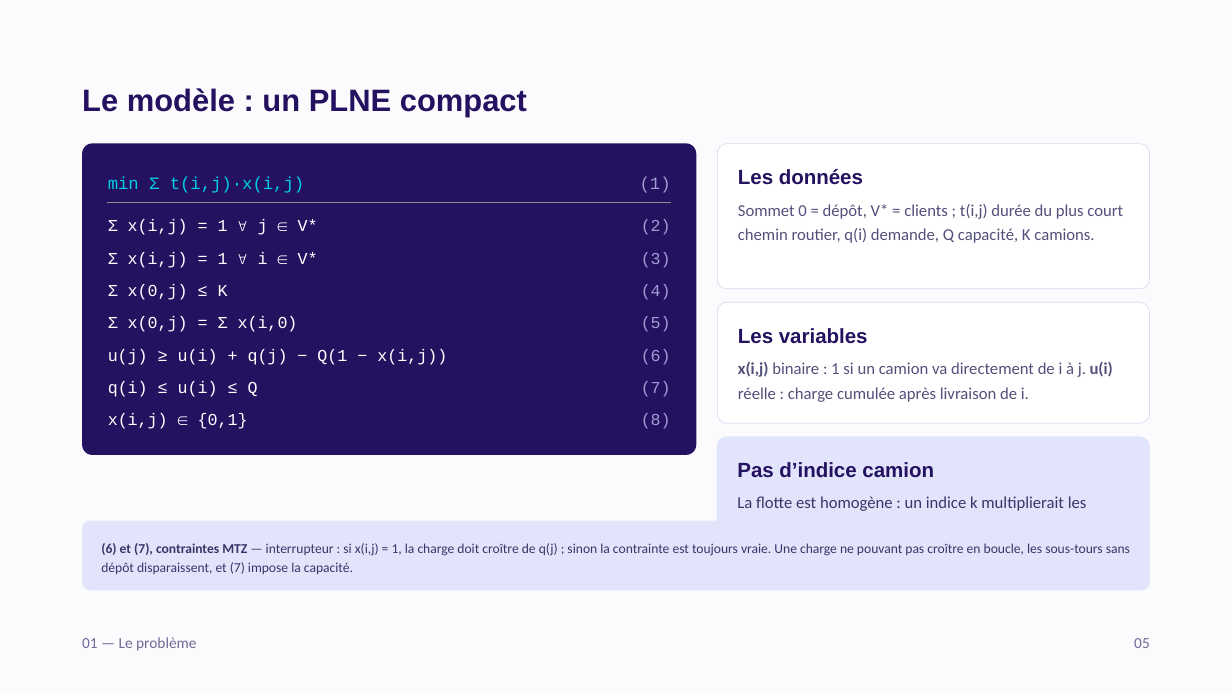
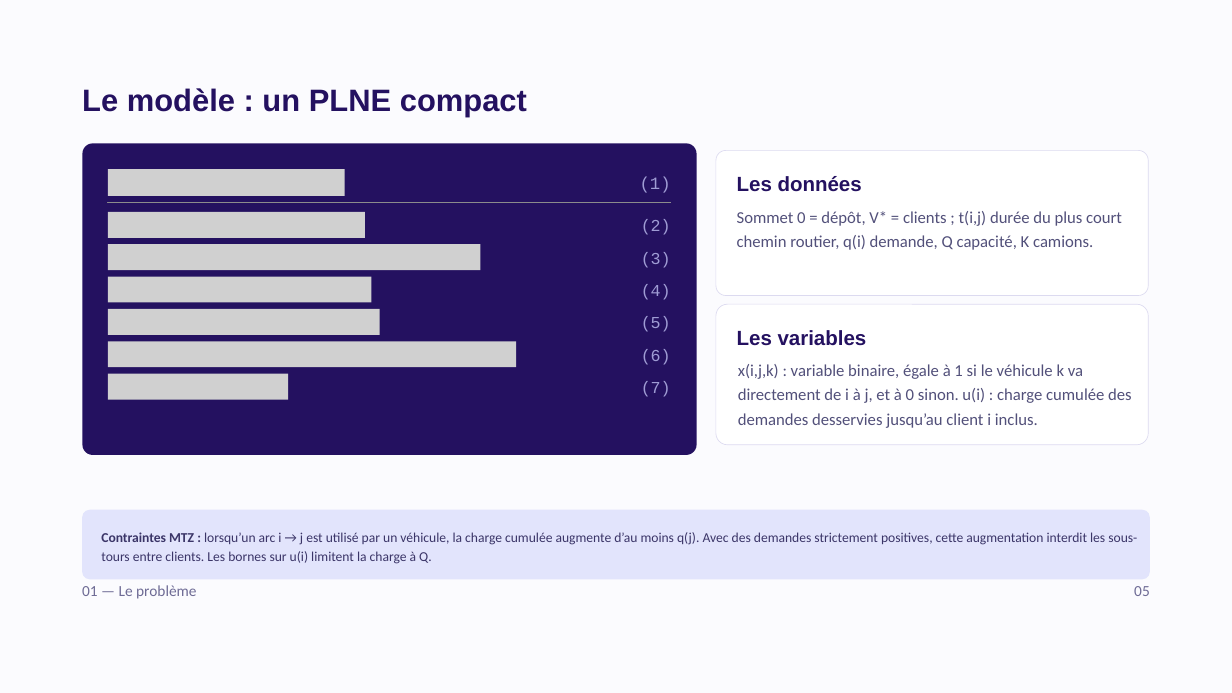
Before and after one commit to PerfectKars/tournees-livraison-cvrptw, a slide deck: slide 5 of livrables/Presentation_CVRPTW.pptx. Drawn at 1232x693 pixels with LibreOffice and Linux fonts; fonts in the diff are those of the drawing; grey boxes stand for pictures. Boxes give left, top, right and bottom in pixels: in the first picture for what was removed or moved away, otherwise in the second. Text is boxed around its words. In the diff, an @@ line names an element or a change of style, - is before the commit and + after.

```diff
--- a/livrables/Presentation_CVRPTW.pptx
+++ b/livrables/Presentation_CVRPTW.pptx
@@ text removed at bbox=[108, 177, 304, 193] @@
-min Σ t(i,j)·x(i,j)
@@ picture added at bbox=[108, 169, 346, 196] @@
@@ 2 texts, 1 rounded rectangle: place and size @@
-2 texts, 1 rounded rectangle at bbox=[717, 144, 1150, 289]
+2 texts, 1 rounded rectangle at bbox=[716, 151, 1149, 296]
@@ text removed at bbox=[108, 219, 318, 235] @@
-Σ x(i,j) = 1 ∀ j ∈ V*
@@ picture added at bbox=[108, 212, 365, 238] @@
@@ text removed at bbox=[108, 252, 318, 268] @@
-Σ x(i,j) = 1 ∀ i ∈ V*
@@ picture added at bbox=[108, 244, 481, 270] @@
@@ text removed at bbox=[108, 284, 228, 300] @@
-Σ x(0,j) ≤ K
@@ picture added at bbox=[108, 276, 372, 302] @@
@@ text removed at bbox=[108, 316, 298, 332] @@
-Σ x(0,j) = Σ x(i,0)
@@ picture added at bbox=[108, 309, 380, 335] @@
@@ rounded rectangle: place and size @@
-rounded rectangle at bbox=[717, 302, 1150, 423]
+rounded rectangle at bbox=[716, 304, 1149, 445]
@@ text removed at bbox=[108, 349, 447, 365] @@
-u(j) ≥ u(i) + q(j) − Q(1 − x(i,j))
@@ picture added at bbox=[108, 341, 517, 367] @@
@@ text removed at bbox=[108, 381, 258, 397] @@
-q(i) ≤ u(i) ≤ Q
@@ picture added at bbox=[108, 373, 288, 399] @@
@@ text at bbox=[738, 364, 1132, 428]: text changed @@
-x(i,j) binaire : 1 si un camion va directement de i à j. u(i) réelle : charge cumulée après livraison de i.
+x(i,j,k) : variable binaire, égale à 1 si le véhicule k va directement de i à j, et à 0 sinon. u(i) : charge cumulée des demandes desservies jusqu’au client i inclus.
@@ text removed at bbox=[108, 413, 248, 429] @@
-x(i,j) ∈ {0,1}
@@ text removed at bbox=[641, 413, 671, 429] @@
-(8)
@@ rounded rectangle removed at bbox=[717, 436, 1151, 581] @@
@@ text removed at bbox=[737, 462, 934, 477] @@
-Pas d’indice camion
@@ text removed at bbox=[737, 496, 1087, 556] @@
-La flotte est homogène : un indice k multiplierait les variables par K et créerait des solutions symétriques, qui ralentissent le solveur.
@@ rounded rectangle: place and size @@
-rounded rectangle at bbox=[82, 520, 1151, 590]
+rounded rectangle at bbox=[82, 510, 1151, 579]
@@ text at bbox=[101, 532, 1137, 564]: text changed @@
-(6) et (7), contraintes MTZ — interrupteur : si x(i,j) = 1, la charge doit croître de q(j) ; sinon la contrainte est toujours vraie. Une charge ne pouvant pas croître en boucle, les sous-tours sans dépôt disparaissent, et (7) impose la capacité.
+Contraintes MTZ : lorsqu’un arc i → j est utilisé par un véhicule, la charge cumulée augmente d’au moins q(j). Avec des demandes strictement positives, cette augmentation interdit les sous-tours entre clients. Les bornes sur u(i) limitent la charge à Q.
@@ text "01 — Le problème": place and size @@
-text "01 — Le problème" at bbox=[82, 637, 196, 651]
+text "01 — Le problème" at bbox=[82, 585, 196, 599]
@@ text "05": place and size @@
-text "05" at bbox=[1134, 638, 1150, 648]
+text "05" at bbox=[1134, 586, 1150, 596]
```
Also in this commit, not shown: 3 other slides changed, 1 other file.
